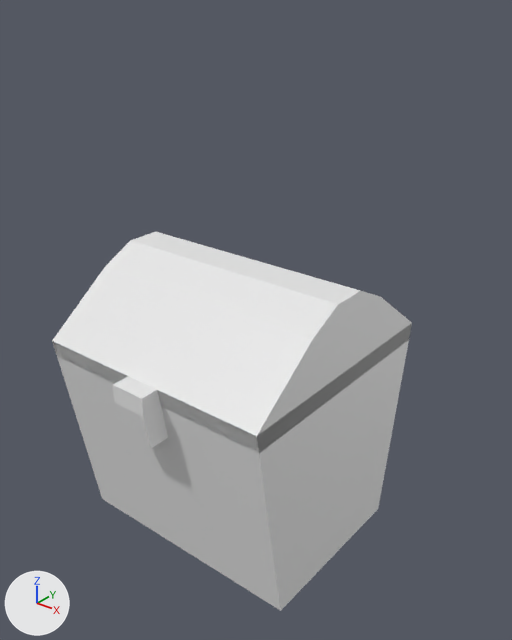
Renders of the Blender file resources/assets/pandoraschest/models/decorative_chest_model.blend from each side of a commit.
Camera for both pictures: a 50 mm camera at (1.412, -1.658, 1.348) aimed at (0.027, 0.073, 0.275). Every picture has the same lights, and +X, +Y and +Z are marked at lower left.

The scene before the commit, as lines of its bpy script (objects in view):
```python
me_bottommesh = bpy.data.meshes.new('BottomMesh')
me_bottommesh.from_pydata(...)  # 8 vertices, 6 faces; spans x -0.438..0.438, y -0.438..0.438, z -0.5..0.25
me_lidmesh = bpy.data.meshes.new('LidMesh')
me_lidmesh.from_pydata(...)  # 28 vertices, 28 faces; spans x -0.438..0.438, y -0.5..0.438, z 0.062..0.5
ob_bottom = bpy.data.objects.new('Bottom', me_bottommesh)
ob_bottom.location = (0.0, 0.0, 0.0)
ob_lid = bpy.data.objects.new('Lid', me_lidmesh)
ob_lid.location = (0.0, 0.0, 0.0)
```
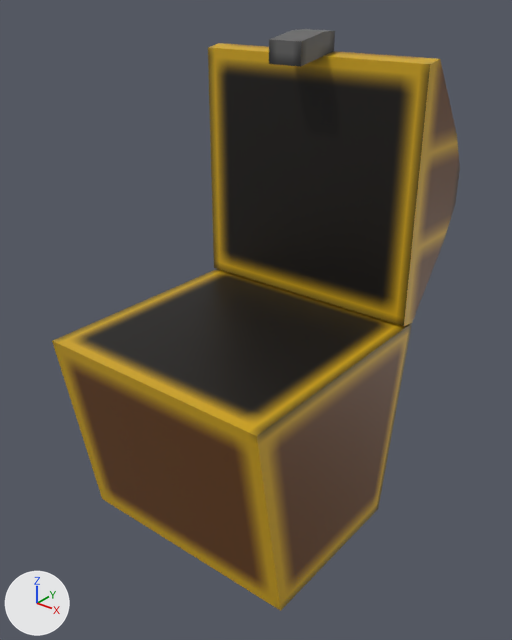
Commit message: Added the Decorative chest model.

Where the newer file only moved an object's origin or applied its transform, the numbers keep the older frame.

Boxes (x1, y1, x2, y2) around the edits, measured in the pictures (512 x 640 px; the box of a moved part takes in the faces that stretch with it):
'Lid', recoloured, mesh turned, surface changed: before (52, 232, 412, 453); after (208, 29, 460, 326)
'Bottom', recoloured, surface changed (grey to brown): (52, 269, 412, 611) in both
part 1 of me_lidmesh, moved or reshaped: before (52, 232, 412, 453); after (208, 29, 460, 326)

What changed in the scene script:
```text
Add img_pandoras_chest_png:
    img_pandoras_chest_png = load_image('pandoras_chest.png', 'pandoras_chest.png', 64, 64, 'sRGB')
Add img_decorative_chest_png:
    img_decorative_chest_png = load_image('decorative_chest.png', 'decorative_chest.png', 64, 64, 'sRGB')
Add mat_pandoras_chest_png:
    mat_pandoras_chest_png = principled_material('pandoras_chest.png')
    mat_pandoras_chest_png.texture = img_pandoras_chest_png
Add mat_decorative_chest_png:
    mat_decorative_chest_png = principled_material('decorative_chest.png')
    mat_decorative_chest_png.texture = img_decorative_chest_png
Change me_lidmesh:
    used by ob_lid; location = (0.0, 0.0, 0.0)
    remove me_lidmesh.from_pydata(...)  # 28 vertices, 28 faces; spans x -0.438..0.438, y -0.5..0.438, z 0.062..0.5
    add me_lidmesh.from_pydata(...)  # 28 vertices, 28 faces; spans x -0.438..0.438, y 0.25..0.688, z 0.25..1.188
    me_lidmesh part 1: the whole mesh is turned -90 degrees about the x axis through its middle, then moved by (0.0, 0.5, 0.438)
    me_lidmesh part 2: texture (UV) coordinates changed
    add me_lidmesh.materials.append(mat_decorative_chest_png)  # picture img_decorative_chest_png
Change me_bottommesh:
    where me_bottommesh.from_pydata(...)  # 8 vertices, 6 faces; spans x -0.438..0.438, y -0.438..0.438, z -0.5..0.25
    used by ob_bottom; location = (0.0, 0.0, 0.0)
    me_bottommesh part 3: texture (UV) coordinates changed
    add me_bottommesh.materials.append(mat_pandoras_chest_png)  # picture img_pandoras_chest_png
```
